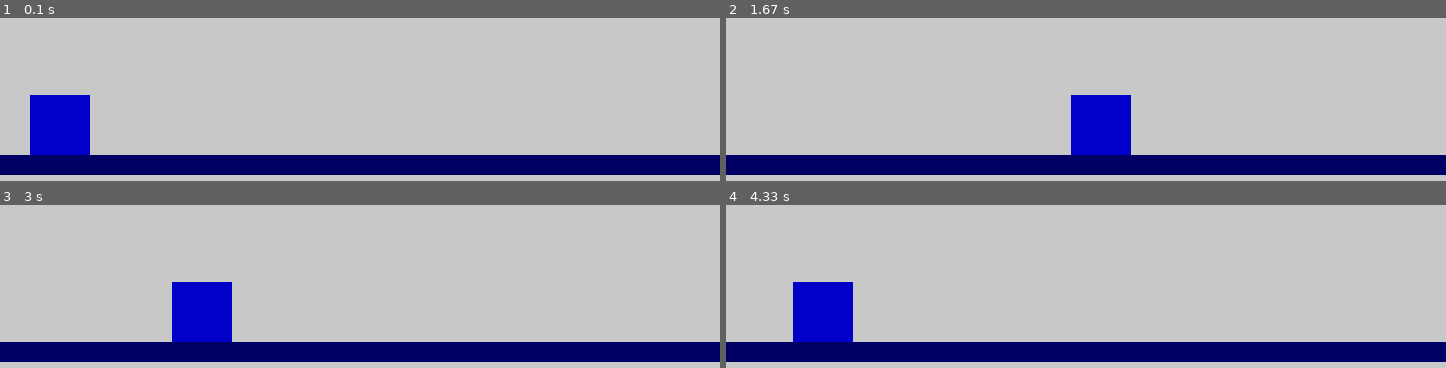
Above: before the commit, frames 1-4 (two rows, left to right).
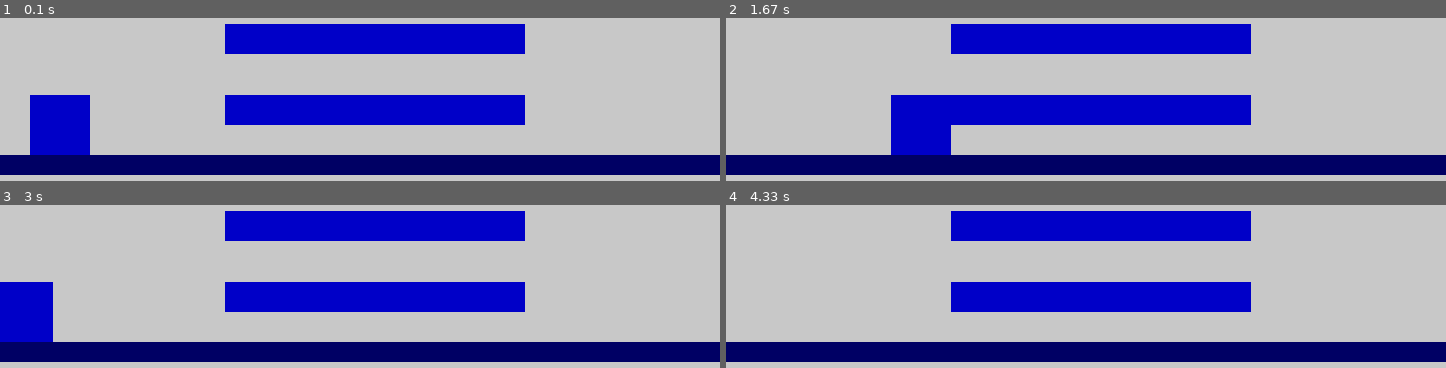
Above: after the commit, the same moments.

Repository: M1zushi/block-test-pygame
Game: pygame game, started from blocktest/main.py
Same seed, same stepped clock (60 frames per second), same inputs: the game is played once before the commit and once after it.
Inputs:
- Up to frame 1 (0.1 s): no input
- Up to frame 2 (1.67 s): hold Right 0.33-0.8 s; hold Right Shift 0.83-1.3 s; hold Right 0.83-1.3 s
- Up to frame 3 (3 s): hold Left 1.83-2.37 s; hold Left 2.4-2.8 s; hold Right from 2.83 s (still down)
- Up to frame 4 (4.33 s): release Right at 3.47 s; hold Shift 3.5-3.97 s; hold Left 3.5-3.97 s

The runs differ from the first frame. In frame 1, 15% of the frame differs, in the area x 31-73%, y 3-66%; in frame 2, 18%; in frame 3, 21%, in the area x 0-73%, y 3-85%; in frame 4, 18%.

Commit message:
Updated Horizontal Movement + Added Basic Collisions

Diff:
--- a/blocktest/main.py
+++ b/blocktest/main.py
@@ -14,19 +14,25 @@
 FPS = 30
 clock = pygame.time.Clock()
 active = True
+
 player_x = 30
 player_y = 321
+new_player_x = player_x
+
+platforms = [
+    pygame.Rect(225, 250, 300, 30),
+    pygame.Rect(225, 321, 300, 30)
+]
 
 # Sets Drawing
 def draw():
     screen.fill(GRAY)
+    ground = pygame.draw.line(screen, (0, 0, 100), (0, 390), (720, 390), 20)
     player_sprite = pygame.draw.rect(screen, BLUE, pygame.Rect(player_x, player_y, 60, 60))
-    ground = pygame.draw.line(screen, (0, 0, 100), (0, 390), (720, 390), 20)
-    platforms = [
-        pygame.Rect(500, 350, 60, 1200)
-    ]
 
     # screen.blit(player_sprite, (30, 321)) [Only works on sprite images not on shapes]
+    for o in platforms:
+        pygame.draw.rect(screen, BLUE, o)
     pygame.display.flip()
 
 # Allows to have an active state to later quit the game
@@ -36,35 +42,48 @@
         if event.type == pygame.QUIT:
             active = False
 
-    # ------------------------------
-    # CASTS PLAYER INPUTS TO ACTIONS
-    # ------------------------------
+    # ------------------------
+    # PLAYER MOVEMENT + INPUTS
+    # ------------------------
 
-    # Allows to move horizontally
+    # Allows to move horizontally only if there is no collision
+
+    new_player_x = player_x
+
     keys = pygame.key.get_pressed()
     if keys[pygame.K_RIGHT]:
         if keys[pygame.K_RSHIFT]:
-            player_x += 15
+            new_player_x += 15
         elif keys[pygame.K_LSHIFT]:
-            player_x += 15
+            new_player_x += 15
         else:
-            player_x += 7.5
+            new_player_x += 7.5
 
     if keys[pygame.K_LEFT]:
         if keys[pygame.K_RSHIFT]:
-            player_x -= 15
+            new_player_x -= 15
         elif keys[pygame.K_LSHIFT]:
-            player_x -= 15
+            new_player_x -= 15
         else:
-            player_x -= 7.5
+            new_player_x -= 7.5
+
+    new_player_rect = pygame.Rect(new_player_x, player_y, 60, 60)
+    x_collision = False
+
+    for o in platforms:
+        if o.colliderect(new_player_rect):
+            x_collision = True
+            break
+
+    if x_collision == False:
+        player_x = new_player_x
 
 
-    # -----------------------
-    # NON-PLAYER INTERACTIONS
-    # -----------------------
+    # -----------------
+    # ITEM INTERACTIONS
+    # -----------------
 
     # Nothing yet!
-
 
     # Draws the pre-set drawing
     draw()
